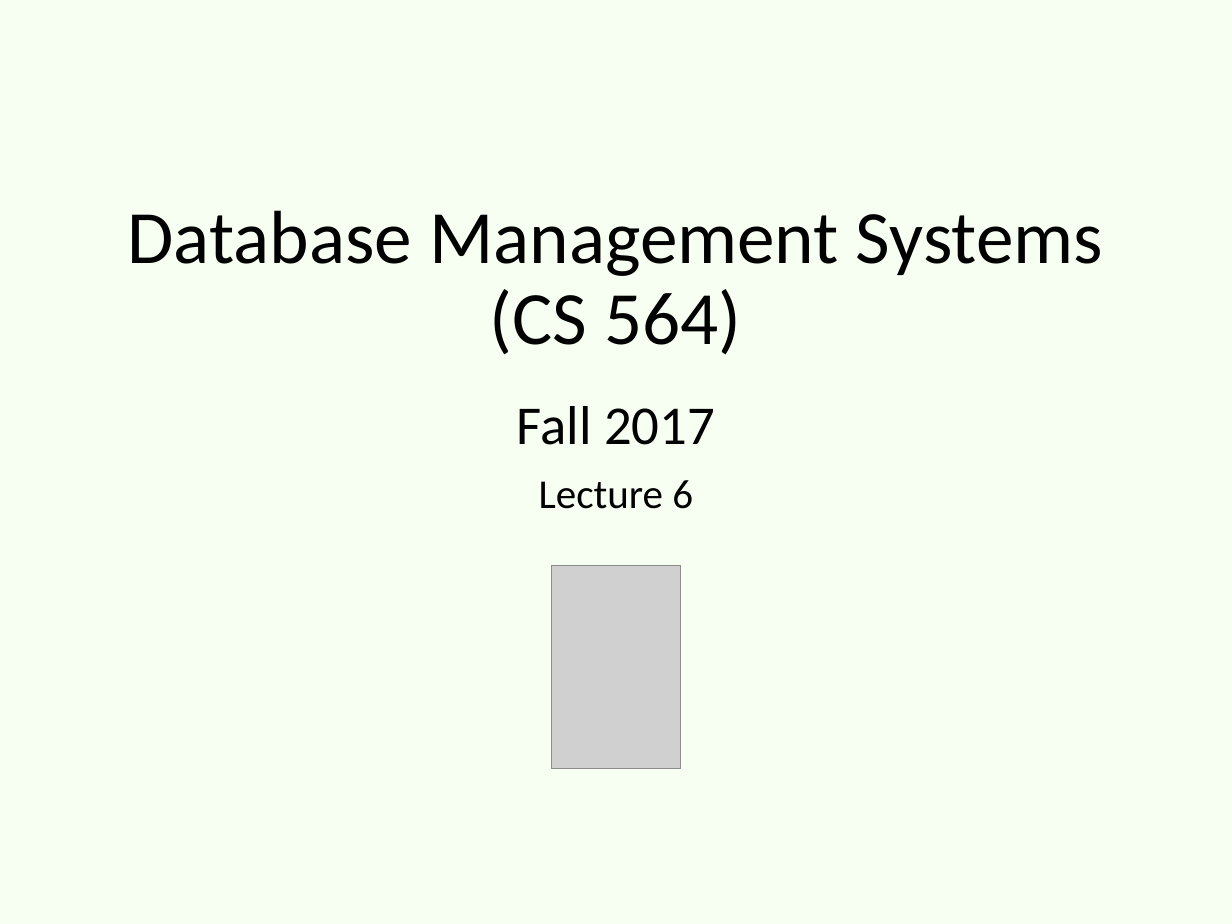
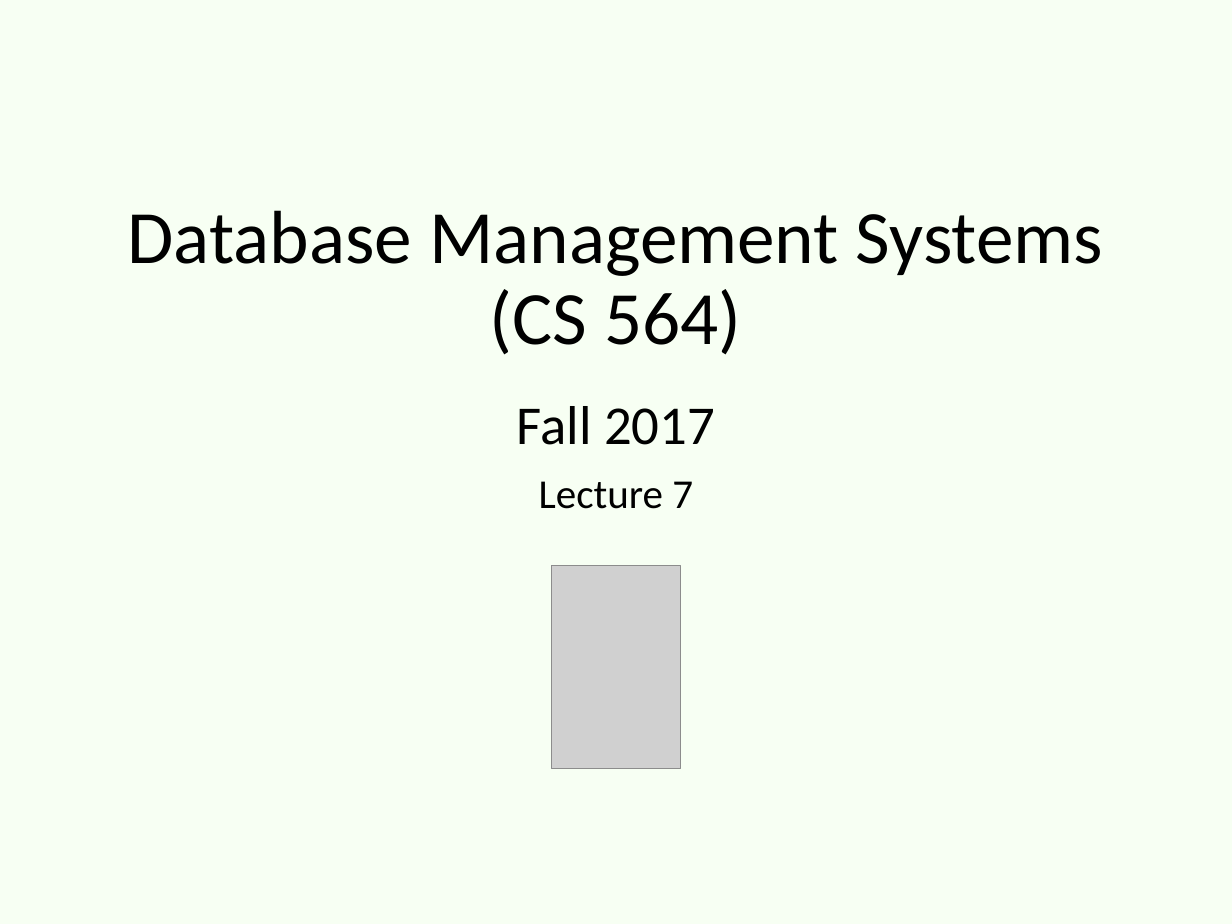
Before and after one commit to adelaneh/adelaneh.github.io, a slide deck: slide 1 of cs564_fall17/slides/lecture7-normalization2.pptx. Drawn at 1232x924 pixels with LibreOffice and Linux fonts; fonts in the diff are those of the drawing; grey boxes stand for pictures. Boxes give left, top, right and bottom in pixels: in the first picture for what was removed or moved away, otherwise in the second. Text is boxed around its words. In the diff, an @@ line names an element or a change of style, - is before the commit and + after.

```diff
--- a/cs564_fall17/slides/lecture7-normalization2.pptx
+++ b/cs564_fall17/slides/lecture7-normalization2.pptx
@@ subtitle at (x1=539, y1=481, x2=693, y2=509): text changed @@
-Lecture 6
+Lecture 7
```
Also in this commit, not shown: 2 other slides changed.
